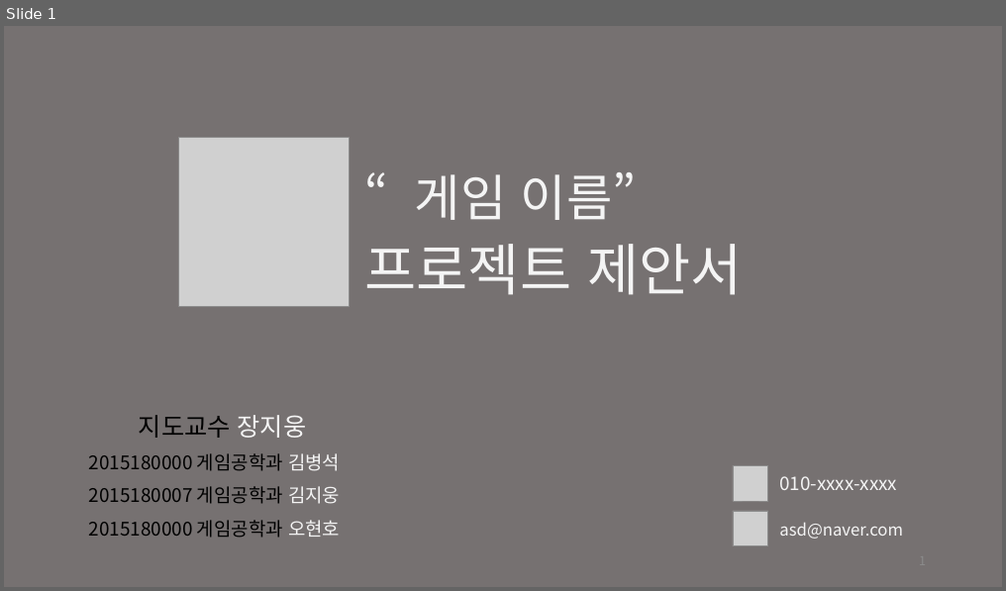
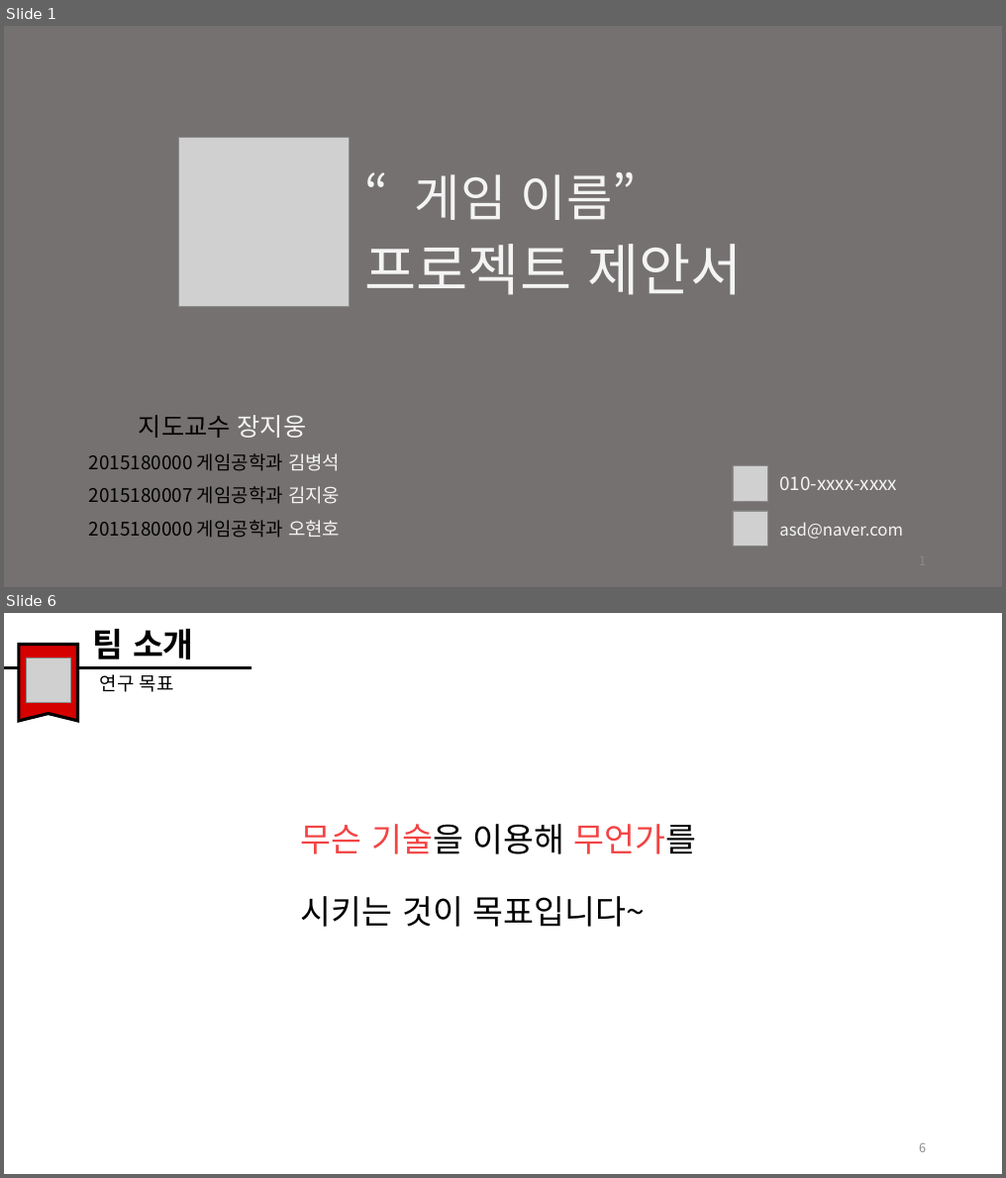
Before and after one commit to kbs5435586/Graduation, a slide deck: Plan/졸업작품제안서_200925.pptx. Shown one above the other, each under a label of ours: slide 1 before the commit, slides 1 and 6 after it; the slides between them are not shown. The pictures are 1006x591 and 1006x1178 pixels, drawn with LibreOffice and Linux fonts; fonts in the diff are those of the drawing; grey boxes stand for pictures. Boxes give left, top, right and bottom in pixels: in the first picture for what was removed or moved away, otherwise in the second. Text is boxed around its words. In the diff, an @@ line names an element or a change of style, - is before the commit and + after.

```diff
--- a/Plan/졸업작품제안서_200925.pptx
+++ b/Plan/졸업작품제안서_200925.pptx
@@ slide 6 added at bbox=[4, 613, 1002, 1174], background #FFFFFF @@
@@ group added at bbox=[4, 629, 252, 721]: 2 texts, 1 line, 1 freeform shape, 1 picture @@
+팀 소개
+연구 목표
@@ text added at bbox=[301, 824, 697, 855], 32 pt, text #F24444 @@
+무슨 기술을 이용해 무언가를
@@ text added at bbox=[301, 896, 645, 927], 32 pt, text #000000 @@
+시키는 것이 목표입니다~
@@ page number added at bbox=[919, 1144, 926, 1153], 12 pt, text #8C8C8C @@
+6
```
Also in this commit, not shown: 2 slides changed, 10 other slides added, 1 slide removed.
